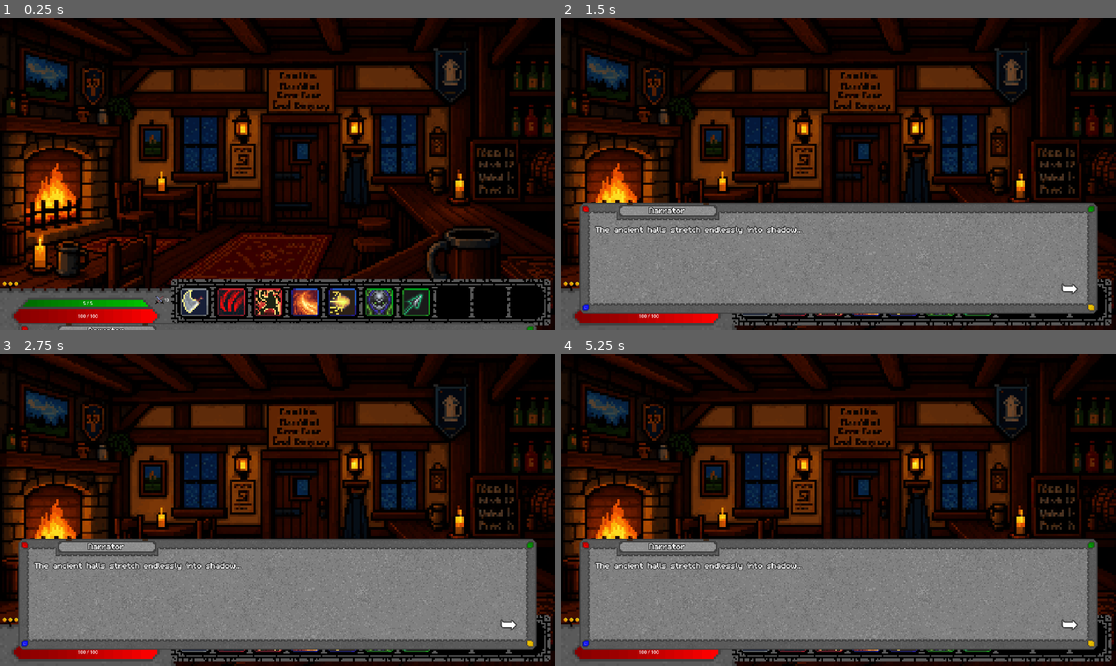
Above: before the commit, frames 1-4 (two rows, left to right).
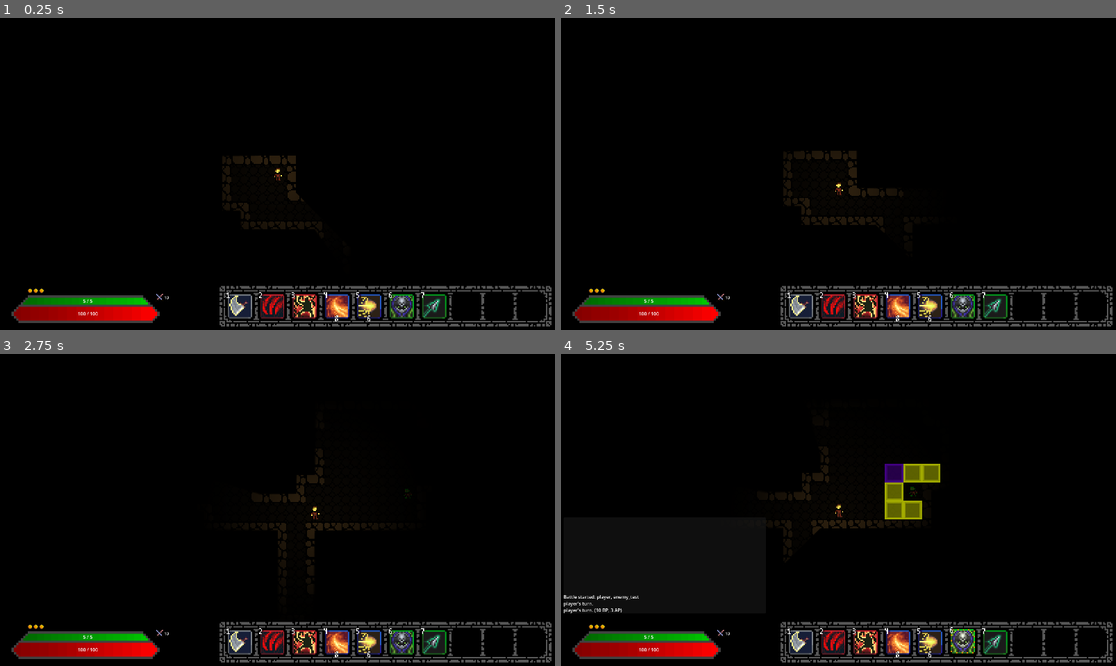
Above: after the commit, the same moments.

Repository: E-Rodowicz/Project-Fantasy
Game: Godot game, scene res://scenes/levels/test_area.tscn
Two runs of this game, one before a commit and one after it. Both use one fixed random seed, a clock stepped at 60 frames per second and the inputs below. Before the commit the project starts from res://scenes/levels/intro_cutscene.tscn.
Inputs:
- Up to frame 1 (0.25 s): no input
- Up to frame 2 (1.5 s): tap Enter at 0.5 s; hold Right (ui_right) 0.53-1.28 s; tap 0 (ability_0) at 0.6 s; hold Down (ui_down) from 1.28 s (still down); tap 1 (ability_1) at 1.35 s
- Up to frame 3 (2.75 s): release Down (ui_down) at 2.03 s; hold Right (ui_right) from 2.03 s (still down); tap 2 (ability_2) at 2.1 s
- Up to frame 4 (5.25 s): release Right (ui_right) at 2.78 s; hold Up (ui_up) 2.78-3.53 s; tap one key every 0.75 s from 2.85 s: 3 (ability_3) 4 (ability_4) 5 (ability_5) 6 (ability_6); hold Left (ui_left) 3.53-5.03 s; hold Down (ui_down) from 5.03 s (still down)

The runs differ from the first frame. In frame 1, 54% of the frame differs, in the area x 0-100%, y 0-100%; in frame 2, 67%; in frame 3, 67%; in frame 4, 67%.

Commit message:
Further hotbar improvements

Diff:
--- a/project.godot
+++ b/project.godot
@@ -11,7 +11,7 @@
 [application]
 
 config/name="Project Fantasy"
-run/main_scene="uid://2vwm8i7jsuoo"
+run/main_scene="uid://dowdgat7icemg"
 config/features=PackedStringArray("4.7", "GL Compatibility")
 run/max_fps=83
 config/icon="res://icon.svg"
--- a/scenes/gui/hotbar_display.gd
+++ b/scenes/gui/hotbar_display.gd
@@ -3,12 +3,18 @@
 @onready var background: TextureRect = $Background
 
 @export var basic_attack_icon: Texture2D
-@export var highlight_frames_select: SpriteFrames
-
-var highlight_sprite_select: AnimatedSprite2D = null
+@export var highlight_frames: SpriteFrames
+
+var highlight_sprite: AnimatedSprite2D = null
+var reject_sprite: AnimatedSprite2D = null
+var reject_plays_remaining: int = 0
 var first_slot_offset: Vector2 = Vector2(8, 8)
 var slot_spacing: float = 32.0
 var icon_size: Vector2 = Vector2(24, 24)
+var slot_charge_labels: Array = []
+var slot_labels: Array = []
+var label_rest_y: Array = []
+var key_names: Array = ["1", "2", "3", "4", "5", "6", "7", "8", "9", "0"]
 
 # Animation settings for when an ability is selected.
 var select_offset: float = 1.0
@@ -57,6 +63,65 @@
 		slot_icons.append(icon)
 		slot_rest_y.append(pos_y)
 
+		var key_label: Label = Label.new()
+		key_label.text = key_names[i]
+		var font: Font = preload("res://assets/fonts/m3x6.ttf")
+		key_label.add_theme_font_override("font", font)
+		key_label.add_theme_font_size_override("font_size", 16)
+		key_label.add_theme_color_override("font_color", Color.WHITE)
+		key_label.add_theme_color_override("font_outline_color", Color.BLACK)
+		key_label.add_theme_constant_override("outline_size", 1)
+		key_label.position = Vector2(pos_x - 1, pos_y - 7)
+		label_rest_y.append(key_label.position.y)
+		key_label.z_index = 2
+		key_label.visible = false
+		background.add_child(key_label)
+		slot_labels.append(key_label)
+
+		var charge_label: Label = Label.new()
+		charge_label.text = ""
+		var charge_font: Font = preload("res://assets/fonts/m3x6.ttf")
+		charge_label.add_theme_font_override("font", charge_font)
+		charge_label.add_theme_font_size_override("font_size", 16)
+		charge_label.add_theme_color_override("font_color", Color.WHITE)
+		charge_label.add_theme_color_override("font_outline_color", Color.BLACK)
+		charge_label.add_theme_constant_override("outline_size", 1)
+		charge_label.horizontal_alignment = HORIZONTAL_ALIGNMENT_CENTER
+		charge_label.size = Vector2(icon_size.x, 12)
+		charge_label.position = Vector2(pos_x, pos_y + icon_size.y - 8)
+		charge_label.z_index = 2
+		background.add_child(charge_label)
+		slot_charge_labels.append(charge_label)
+
+	highlight_sprite = AnimatedSprite2D.new()
+	highlight_sprite.scale = Vector2(icon_size.x / 18.0, icon_size.y / 18.0)
+	highlight_sprite.sprite_frames = highlight_frames
+	highlight_sprite.visible = false
+	highlight_sprite.offset = Vector2(9, 8.2)
+	highlight_sprite.z_index = 1
+	highlight_sprite.animation_finished.connect(_on_highlight_animation_finished)
+	background.add_child(highlight_sprite)
+
+	reject_sprite = AnimatedSprite2D.new()
+	reject_sprite.sprite_frames = highlight_frames
+	reject_sprite.visible = false
+	reject_sprite.offset = Vector2(9, 9)
+	reject_sprite.scale = Vector2(icon_size.x / 18.0, icon_size.y / 18.0)
+	reject_sprite.z_index = 1
+	reject_sprite.animation_finished.connect(_on_reject_animation_finished)
+	background.add_child(reject_sprite)
+
+func _on_highlight_animation_finished() -> void:
+	if highlight_sprite.animation == "select_intro":
+		highlight_sprite.play("select_loop")
+
+func _on_reject_animation_finished() -> void:
+	reject_plays_remaining -= 1
+	if reject_plays_remaining > 0:
+		reject_sprite.play("reject")
+	else:
+		reject_sprite.visible = false
+
 func _update_display() -> void:
 	var current_active_slot: int = -1
 	if BattleManager.active and BattleManager.player_turn != null:
@@ -68,32 +133,116 @@
 
 		if ability_id == "basic_attack":
 			slot_icons[i].texture = basic_attack_icon
+			slot_labels[i].visible = ability_id != ""
 		elif ability_id != "":
 			var data: Dictionary = AbilityDB.get_ability(ability_id)
 			slot_icons[i].texture = data.get("icon", null)
+			slot_labels[i].visible = ability_id != ""
 		else:
 			slot_icons[i].texture = null
+			slot_labels[i].visible = ability_id != ""
+
+		if ability_id != "" and ability_id != "basic_attack":
+			var data: Dictionary = AbilityDB.get_ability(ability_id)
+			var cost: Dictionary = data.get("cost", {})
+			if cost.has("sc"):
+				var charges: int = PlayerData.get_spell_charges(ability_id)
+				slot_charge_labels[i].text = str(charges)
+			else:
+				slot_charge_labels[i].text = ""
+		else:
+			slot_charge_labels[i].text = ""
 
 	# Only animates when the active slot changes, not every frame.
 	if current_active_slot != previous_active_slot:
 		_animate_selection(previous_active_slot, current_active_slot)
 		previous_active_slot = current_active_slot
 
+	# Switche's highlight animation based on confirm state.
+	if highlight_sprite.visible and current_active_slot >= 0:
+		var awaiting_confirm: bool = false
+		var pt: CombatantTurn = BattleManager.player_turn
+		if pt != null:
+			if pt.mode == CombatantTurn.Mode.ATTACK and pt.has_target:
+				awaiting_confirm = true
+			elif pt.mode == CombatantTurn.Mode.ABILITY and pt.has_ability_target:
+				awaiting_confirm = true
+
+		if awaiting_confirm:
+			if highlight_sprite.animation != "confirm":
+				highlight_sprite.play("confirm")
+		else:
+			if highlight_sprite.animation == "confirm":
+				highlight_sprite.play("select_loop")
+
+	# Check for rejected ability.
+	if BattleManager.rejected_hotbar_slot >= 0:
+		var rejected_slot: int = BattleManager.rejected_hotbar_slot
+		BattleManager.rejected_hotbar_slot = -1
+		if rejected_slot < slot_icons.size():
+			_play_reject(rejected_slot)
+
 func _animate_selection(old_slot: int, new_slot: int) -> void:
-	# Slide the old icon back into position.
 	if old_slot >= 0 and old_slot < slot_icons.size():
 		var tween_down: Tween = create_tween()
+		tween_down.set_parallel(true)
 		tween_down.tween_property(
 			slot_icons[old_slot], "position:y",
 			slot_rest_y[old_slot], tween_speed
 		)
+		tween_down.tween_property(
+			slot_labels[old_slot], "position:y",
+			label_rest_y[old_slot], tween_speed
+		)
+		tween_down.tween_property(
+			slot_charge_labels[old_slot], "position:y",
+			slot_rest_y[old_slot] + icon_size.y - 8, tween_speed
+		)
 		slot_icons[old_slot].modulate = Color.WHITE
 
-	# Slide the new slot's icon upward.
 	if new_slot >= 0 and new_slot < slot_icons.size():
 		var tween_up: Tween = create_tween()
+		tween_up.set_parallel(true)
 		tween_up.tween_property(
 			slot_icons[new_slot], "position:y",
 			slot_rest_y[new_slot] - select_offset, tween_speed
 		)
-		slot_icons[new_slot].modulate = Color.YELLOW
+		tween_up.tween_property(
+			slot_labels[new_slot], "position:y",
+			label_rest_y[new_slot] - select_offset, tween_speed
+		)
+		tween_up.tween_property(
+			slot_charge_labels[new_slot], "position:y",
+			slot_rest_y[new_slot] + icon_size.y - 8 - select_offset,
+		tween_speed
+		)
+		slot_icons[new_slot].modulate = Color(1.241, 1.225, 1.055, 1.0)
+		highlight_sprite.position = slot_icons[new_slot].position
+		highlight_sprite.visible = true
+		highlight_sprite.play("select_intro")
+	else:
+		highlight_sprite.visible = false
+
+
+
+func _play_reject(slot: int) -> void:
+	var icon: TextureRect = slot_icons[slot]
+	var rest_x: float = first_slot_offset.x + (slot_spacing * slot)
+
+	var shake_tween: Tween = create_tween()
+	shake_tween.set_parallel(true)
+
+	shake_tween.tween_property(icon, "position:x", rest_x - 1.0, 0.05)
+	shake_tween.chain().tween_property(icon, "position:x", rest_x + 1.0, 0.05)
+	shake_tween.chain().tween_property(icon, "position:x", rest_x - 1.0, 0.05)
+	shake_tween.chain().tween_property(icon, "position:x", rest_x, 0.05)
+
+	shake_tween.tween_property(reject_sprite, "position:x", rest_x - 1.0, 0.05)
+	shake_tween.chain().tween_property(reject_sprite, "position:x", rest_x + 1.0, 0.05)
+	shake_tween.chain().tween_property(reject_sprite, "position:x", rest_x - 1.0, 0.05)
+	shake_tween.chain().tween_property(reject_sprite, "position:x", rest_x, 0.05)
+
+	reject_plays_remaining = 2
+	reject_sprite.position = icon.position
+	reject_sprite.visible = true
+	reject_sprite.play("reject")
--- a/scenes/gui/hotbar_display.tscn
+++ b/scenes/gui/hotbar_display.tscn
@@ -8,14 +8,14 @@
 [node name="hotbar_display" type="CanvasLayer" unique_id=1096995637]
 script = ExtResource("1_q8gy2")
 basic_attack_icon = ExtResource("2_bxgwf")
-highlight_frames_select = ExtResource("3_mlamd")
+highlight_frames = ExtResource("3_mlamd")
 
 [node name="Background" type="TextureRect" parent="." unique_id=140855505]
-offset_left = 592.0
-offset_top = 904.0
-offset_right = 920.0
-offset_bottom = 944.0
-scale = Vector2(4, 4)
+offset_left = 760.0
+offset_top = 927.99994
+offset_right = 1088.0
+offset_bottom = 967.99994
+scale = Vector2(3.5, 3.5)
 texture = ExtResource("2_a2ttq")
 expand_mode = 3
 stretch_mode = 5
--- a/scenes/gui/hotbar_highlight_select.tres
+++ b/scenes/gui/hotbar_highlight_select.tres
@@ -1,39 +1,213 @@
 [gd_resource type="SpriteFrames" format=3 uid="uid://c87a6allqlk04"]
 
+[ext_resource type="Texture2D" uid="uid://wvkdxklofulu" path="res://assets/sprites/gui/ability_highlight_confirm/ability_highlight_confirm-sheet.png" id="1_eut5v"]
 [ext_resource type="Texture2D" uid="uid://conmdhbi8k8hm" path="res://assets/sprites/gui/ability_highlight_select/ability_highlight_select_sheet.png" id="1_ffnb3"]
-
-[sub_resource type="AtlasTexture" id="AtlasTexture_eut5v"]
-atlas = ExtResource("1_ffnb3")
+[ext_resource type="Texture2D" uid="uid://dxs2ts5ciy74u" path="res://assets/sprites/gui/ability_highlight_reject/ability_highlight_reject-sheet.png" id="2_uukeg"]
+
+[sub_resource type="AtlasTexture" id="AtlasTexture_uukeg"]
+atlas = ExtResource("1_eut5v")
 region = Rect2(0, 0, 18, 18)
 
-[sub_resource type="AtlasTexture" id="AtlasTexture_uukeg"]
-atlas = ExtResource("1_ffnb3")
+[sub_resource type="AtlasTexture" id="AtlasTexture_82uq6"]
+atlas = ExtResource("1_eut5v")
 region = Rect2(18, 0, 18, 18)
 
-[sub_resource type="AtlasTexture" id="AtlasTexture_82uq6"]
-atlas = ExtResource("1_ffnb3")
+[sub_resource type="AtlasTexture" id="AtlasTexture_iv2jg"]
+atlas = ExtResource("1_eut5v")
 region = Rect2(36, 0, 18, 18)
 
-[sub_resource type="AtlasTexture" id="AtlasTexture_iv2jg"]
-atlas = ExtResource("1_ffnb3")
+[sub_resource type="AtlasTexture" id="AtlasTexture_n3gtr"]
+atlas = ExtResource("1_eut5v")
 region = Rect2(54, 0, 18, 18)
+
+[sub_resource type="AtlasTexture" id="AtlasTexture_sgepb"]
+atlas = ExtResource("1_eut5v")
+region = Rect2(72, 0, 18, 18)
+
+[sub_resource type="AtlasTexture" id="AtlasTexture_8tpwh"]
+atlas = ExtResource("1_eut5v")
+region = Rect2(90, 0, 18, 18)
+
+[sub_resource type="AtlasTexture" id="AtlasTexture_p0gt7"]
+atlas = ExtResource("1_eut5v")
+region = Rect2(108, 0, 18, 18)
+
+[sub_resource type="AtlasTexture" id="AtlasTexture_fd4m5"]
+atlas = ExtResource("1_eut5v")
+region = Rect2(126, 0, 18, 18)
+
+[sub_resource type="AtlasTexture" id="AtlasTexture_txj7e"]
+atlas = ExtResource("1_eut5v")
+region = Rect2(144, 0, 18, 18)
+
+[sub_resource type="AtlasTexture" id="AtlasTexture_2qnhm"]
+atlas = ExtResource("1_eut5v")
+region = Rect2(162, 0, 18, 18)
+
+[sub_resource type="AtlasTexture" id="AtlasTexture_lkyfx"]
+atlas = ExtResource("1_eut5v")
+region = Rect2(180, 0, 18, 18)
+
+[sub_resource type="AtlasTexture" id="AtlasTexture_t2wbp"]
+atlas = ExtResource("1_eut5v")
+region = Rect2(198, 0, 18, 18)
+
+[sub_resource type="AtlasTexture" id="AtlasTexture_hmyl5"]
+atlas = ExtResource("1_eut5v")
+region = Rect2(216, 0, 18, 18)
+
+[sub_resource type="AtlasTexture" id="AtlasTexture_k0mgb"]
+atlas = ExtResource("1_eut5v")
+region = Rect2(234, 0, 18, 18)
+
+[sub_resource type="AtlasTexture" id="AtlasTexture_57413"]
+atlas = ExtResource("1_eut5v")
+region = Rect2(252, 0, 18, 18)
+
+[sub_resource type="AtlasTexture" id="AtlasTexture_aes78"]
+atlas = ExtResource("1_eut5v")
+region = Rect2(270, 0, 18, 18)
+
+[sub_resource type="AtlasTexture" id="AtlasTexture_y766m"]
+atlas = ExtResource("2_uukeg")
+region = Rect2(0, 0, 18, 18)
+
+[sub_resource type="AtlasTexture" id="AtlasTexture_455fp"]
+atlas = ExtResource("2_uukeg")
+region = Rect2(18, 0, 18, 18)
+
+[sub_resource type="AtlasTexture" id="AtlasTexture_j8a3w"]
+atlas = ExtResource("2_uukeg")
+region = Rect2(36, 0, 18, 18)
+
+[sub_resource type="AtlasTexture" id="AtlasTexture_fjkm5"]
+atlas = ExtResource("2_uukeg")
+region = Rect2(54, 0, 18, 18)
+
+[sub_resource type="AtlasTexture" id="AtlasTexture_tf4ay"]
+atlas = ExtResource("1_ffnb3")
+region = Rect2(0, 0, 18, 18)
+
+[sub_resource type="AtlasTexture" id="AtlasTexture_3sw4e"]
+atlas = ExtResource("1_ffnb3")
+region = Rect2(18, 0, 18, 18)
+
+[sub_resource type="AtlasTexture" id="AtlasTexture_jfqsl"]
+atlas = ExtResource("1_ffnb3")
+region = Rect2(36, 0, 18, 18)
+
+[sub_resource type="AtlasTexture" id="AtlasTexture_vsr1n"]
+atlas = ExtResource("1_ffnb3")
+region = Rect2(54, 0, 18, 18)
+
+[sub_resource type="AtlasTexture" id="AtlasTexture_gx76b"]
+atlas = ExtResource("1_ffnb3")
+region = Rect2(72, 0, 18, 18)
+
+[sub_resource type="AtlasTexture" id="AtlasTexture_ggq2t"]
+atlas = ExtResource("1_ffnb3")
+region = Rect2(90, 0, 18, 18)
 
 [resource]
 animations = [{
 "frames": [{
-"duration": 1.0,
-"texture": SubResource("AtlasTexture_eut5v")
-}, {
-"duration": 1.0,
+"duration": 0.6,
 "texture": SubResource("AtlasTexture_uukeg")
 }, {
-"duration": 1.0,
+"duration": 0.6,
 "texture": SubResource("AtlasTexture_82uq6")
 }, {
-"duration": 1.0,
+"duration": 0.6,
 "texture": SubResource("AtlasTexture_iv2jg")
+}, {
+"duration": 0.6,
+"texture": SubResource("AtlasTexture_n3gtr")
+}, {
+"duration": 0.6,
+"texture": SubResource("AtlasTexture_sgepb")
+}, {
+"duration": 0.8,
+"texture": SubResource("AtlasTexture_8tpwh")
+}, {
+"duration": 1.0,
+"texture": SubResource("AtlasTexture_p0gt7")
+}, {
+"duration": 0.8,
+"texture": SubResource("AtlasTexture_fd4m5")
+}, {
+"duration": 1.6,
+"texture": SubResource("AtlasTexture_txj7e")
+}, {
+"duration": 1.6,
+"texture": SubResource("AtlasTexture_2qnhm")
+}, {
+"duration": 1.6,
+"texture": SubResource("AtlasTexture_lkyfx")
+}, {
+"duration": 1.6,
+"texture": SubResource("AtlasTexture_t2wbp")
+}, {
+"duration": 1.6,
+"texture": SubResource("AtlasTexture_hmyl5")
+}, {
+"duration": 1.6,
+"texture": SubResource("AtlasTexture_k0mgb")
+}, {
+"duration": 1.6,
+"texture": SubResource("AtlasTexture_57413")
+}, {
+"duration": 1.6,
+"texture": SubResource("AtlasTexture_aes78")
 }],
 "loop": 1,
-"name": &"default",
-"speed": 8.0
+"name": &"confirm",
+"speed": 18.0
+}, {
+"frames": [{
+"duration": 1.0,
+"texture": SubResource("AtlasTexture_y766m")
+}, {
+"duration": 1.0,
+"texture": SubResource("AtlasTexture_455fp")
+}, {
+"duration": 1.0,
+"texture": SubResource("AtlasTexture_j8a3w")
+}, {
+"duration": 1.0,
+"texture": SubResource("AtlasTexture_fjkm5")
+}],
+"loop": 0,
+"name": &"reject",
+"speed": 40.0
+}, {
+"frames": [{
+"duration": 1.0,
+"texture": null
+}, {
+"duration": 1.0,
+"texture": SubResource("AtlasTexture_tf4ay")
+}, {
+"duration": 1.0,
+"texture": SubResource("AtlasTexture_3sw4e")
+}],
+"loop": 0,
+"name": &"select_intro",
+"speed": 12.0
+}, {
+"frames": [{
+"duration": 1.0,
+"texture": SubResource("AtlasTexture_jfqsl")
+}, {
+"duration": 1.0,
+"texture": SubResource("AtlasTexture_vsr1n")
+}, {
+"duration": 1.0,
+"texture": SubResource("AtlasTexture_gx76b")
+}, {
+"duration": 1.0,
+"texture": SubResource("AtlasTexture_ggq2t")
+}],
+"loop": 1,
+"name": &"select_loop",
+"speed": 12.0
 }]
--- a/scenes/gui/player_hud.tscn
+++ b/scenes/gui/player_hud.tscn
@@ -2,7 +2,6 @@
 
 [ext_resource type="Texture2D" uid="uid://d0vrax5h8jcgp" path="res://assets/sprites/hp_bar_bg.png" id="1_gtiwb"]
 [ext_resource type="Script" uid="uid://dqxk5t5c18umh" path="res://scenes/gui/player_hud.gd" id="1_lbg3w"]
-[ext_resource type="Texture2D" uid="uid://djvf8pef48hdd" path="res://assets/sprites/hp_bar_frame - Copy.png" id="2_lbg3w"]
 [ext_resource type="Texture2D" uid="uid://bjhwngwhspkgg" path="res://assets/sprites/hp_bar_fill.png" id="2_qxd7q"]
 [ext_resource type="Texture2D" uid="uid://dmbn8hdau3v04" path="res://assets/sprites/mp_bar_bg.png" id="5_pfsq8"]
 [ext_resource type="Texture2D" uid="uid://b75unn5doufq4" path="res://assets/sprites/mp_bar_fill.png" id="6_iouey"]
@@ -23,24 +22,23 @@
 grow_vertical = 2
 
 [node name="ap_container" type="HBoxContainer" parent="anchor" unique_id=1075018109]
+layout_mode = 0
+offset_left = 96.0
+offset_top = 936.0
+offset_right = 496.0
+offset_bottom = 944.0
 layout_direction = 2
-layout_mode = 0
-offset_left = 8.0
-offset_top = 912.0
-offset_right = 648.0
-offset_bottom = 920.0
 theme_override_constants/separation = 4
 
 [node name="hp_bar" type="TextureProgressBar" parent="anchor" unique_id=1162361743]
 texture_filter = 1
 layout_mode = 0
-offset_top = 936.0
+offset_top = 928.0
 offset_right = 608.0
-offset_bottom = 1080.0
+offset_bottom = 1072.0
 max_value = 200.0
 nine_patch_stretch = true
 texture_under = ExtResource("1_gtiwb")
-texture_over = ExtResource("2_lbg3w")
 texture_progress = ExtResource("2_qxd7q")
 
 [node name="hp_label" type="Label" parent="anchor/hp_bar" unique_id=1755078183]
@@ -69,9 +67,9 @@
 anchor_right = 0.518
 anchor_bottom = 0.609
 offset_left = -738.56
-offset_top = 318.27997
+offset_top = 310.27997
 offset_right = -642.56
-offset_bottom = 341.27997
+offset_bottom = 333.27997
 grow_horizontal = 2
 grow_vertical = 2
 horizontal_alignment = 1
@@ -81,27 +79,27 @@
 [node name="mp_bar_preview" type="TextureProgressBar" parent="anchor" unique_id=1289843670]
 layout_mode = 0
 offset_left = 72.0
-offset_top = 968.0
+offset_top = 960.0
 offset_right = 520.0
-offset_bottom = 1000.0
+offset_bottom = 992.0
 nine_patch_stretch = true
 texture_under = ExtResource("5_pfsq8")
 
 [node name="mp_bar" type="TextureProgressBar" parent="anchor" unique_id=186894263]
 layout_mode = 0
 offset_left = 72.0
-offset_top = 968.0
+offset_top = 960.0
 offset_right = 520.0
-offset_bottom = 1000.0
+offset_bottom = 992.0
 nine_patch_stretch = true
 texture_progress = ExtResource("6_iouey")
 
 [node name="bp_icon" type="TextureRect" parent="anchor" unique_id=1878919694]
 layout_mode = 0
 offset_left = 536.0
-offset_top = 960.0
+offset_top = 952.0
 offset_right = 568.0
-offset_bottom = 992.0
+offset_bottom = 984.0
 texture = ExtResource("7_iouey")
 
 [node name="bp_label" type="Label" parent="anchor/bp_icon" unique_id=1995028823]
--- a/scripts/autoloaders/BattleManager.gd
+++ b/scripts/autoloaders/BattleManager.gd
@@ -9,6 +9,7 @@
 # E to kill something then the game checking for interactables as there is no delay between battle
 # mode and regular mode.
 var just_closed: bool = false
+var rejected_hotbar_slot: int = -1
 
 func _ready() -> void:
 	process_mode = Node.PROCESS_MODE_ALWAYS
--- a/scripts/combat/combatant_turn.gd
+++ b/scripts/combat/combatant_turn.gd
@@ -198,6 +198,8 @@
 		_enter_attack_mode()
 		if mode == Mode.ATTACK:
 			active_hotbar_slot = slot
+		else:
+			BattleManager.rejected_hotbar_slot = slot
 
 	else:
 		_enter_ability_mode(ability_id)
@@ -205,6 +207,8 @@
 		# or something else.
 		if mode == Mode.ABILITY:
 			active_hotbar_slot = slot
+		else:
+			BattleManager.rejected_hotbar_slot = slot
 
 func _create_floating_label() -> Label:
 	var label: Label = Label.new()
Binary file changed: assets/sprites/gui/ability_highlight_confirm/ability_highlight_confirm-sheet.png
Binary file changed: assets/sprites/gui/ability_highlight_confirm/ability_highlight_confirm.aseprite
Binary file added: assets/sprites/gui/ability_highlight_reject/ability_highlight_reject-sheet.png
Not shown, added: assets/sprites/gui/ability_highlight_reject/ability_highlight_reject-sheet.png.import
Binary file added: assets/sprites/gui/ability_highlight_reject/ability_highlight_reject.aseprite
Binary file changed: assets/sprites/gui/ability_highlight_select/ability_highlight_select.aseprite
Binary file changed: assets/sprites/gui/ability_highlight_select/ability_highlight_select_sheet.png
